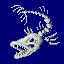
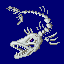
Two versions of the same layered image (64px x 64px). Layer-by-layer changes:
painted on "Background" over (6, 5, 27, 25)
